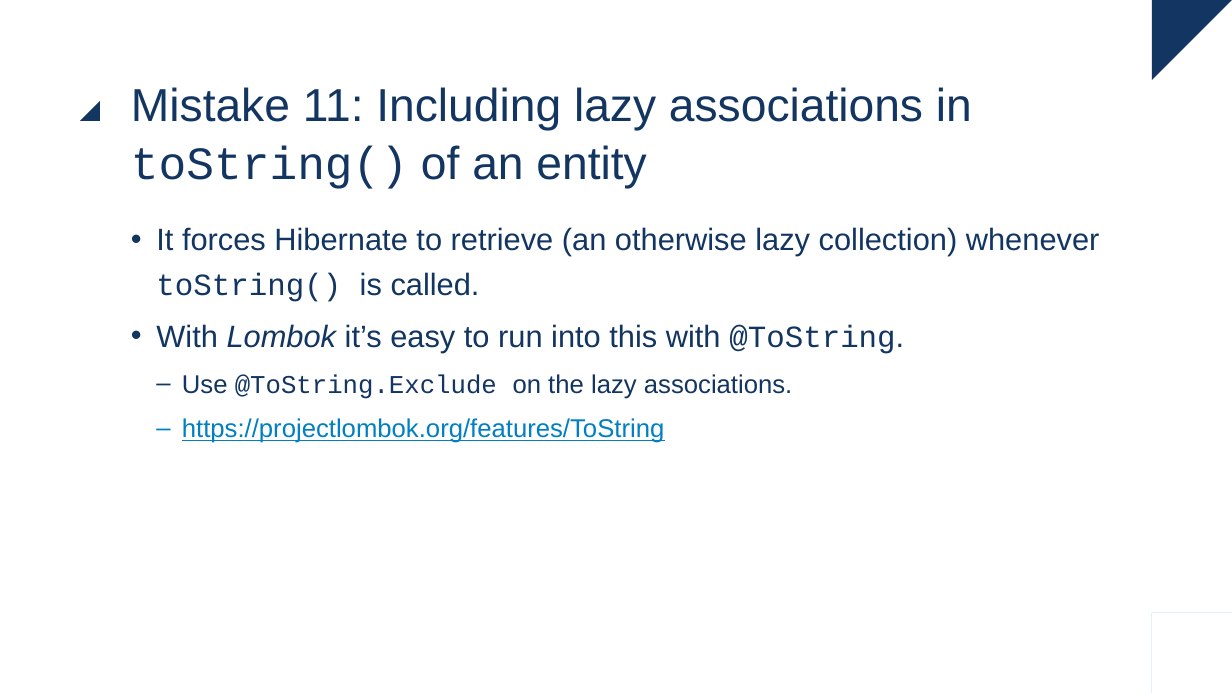
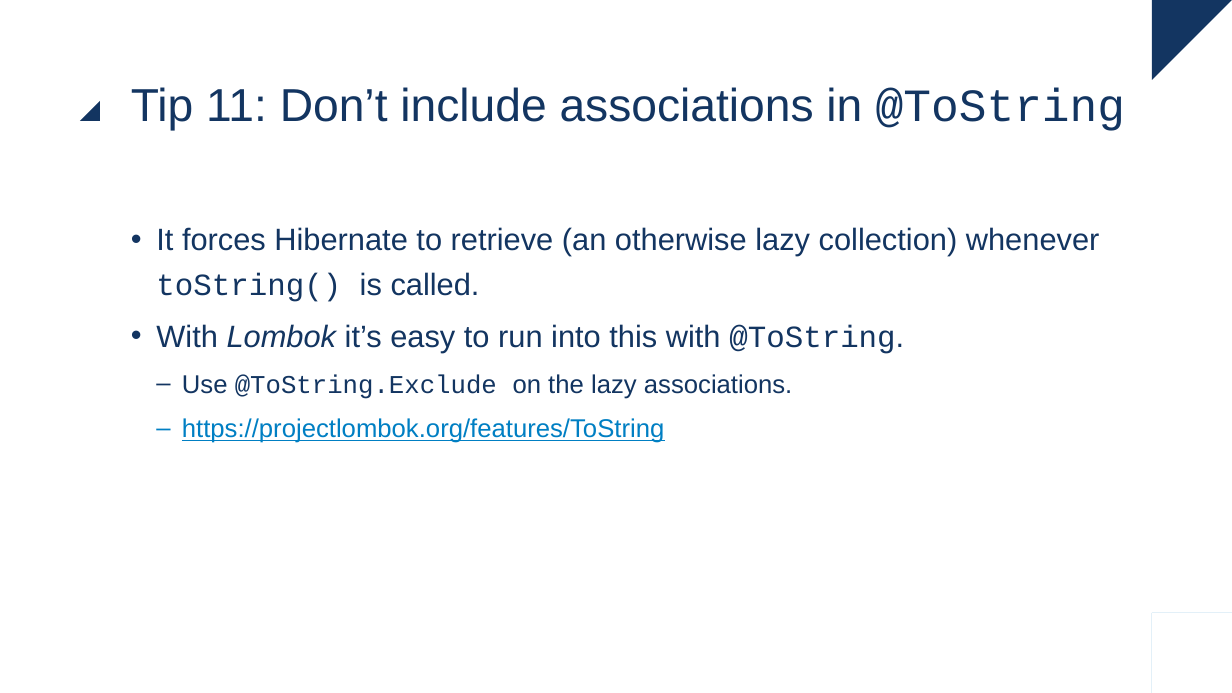
Before and after one commit to raoulvdberge/jpa-with-hibernate, a slide deck: slide 53 of slides.pptx. Drawn at 1232x693 pixels with LibreOffice and Linux fonts; fonts in the diff are those of the drawing. Boxes give left, top, right and bottom in pixels: in the first picture for what was removed or moved away, otherwise in the second. Text is boxed around its words. In the diff, an @@ line names an element or a change of style, - is before the commit and + after.

Commit message:
Use "Tip" language instead of "Mistake" on "Performance tips and common mistakes"

```diff
--- a/slides.pptx
+++ b/slides.pptx
@@ title at (131,87,1125,131): text changed @@
-Mistake 11: Including lazy associations in toString() of an entity
+Tip 11: Don’t include associations in @ToString
```
Also in this commit, not shown: 12 other slides changed, 1 other file.
